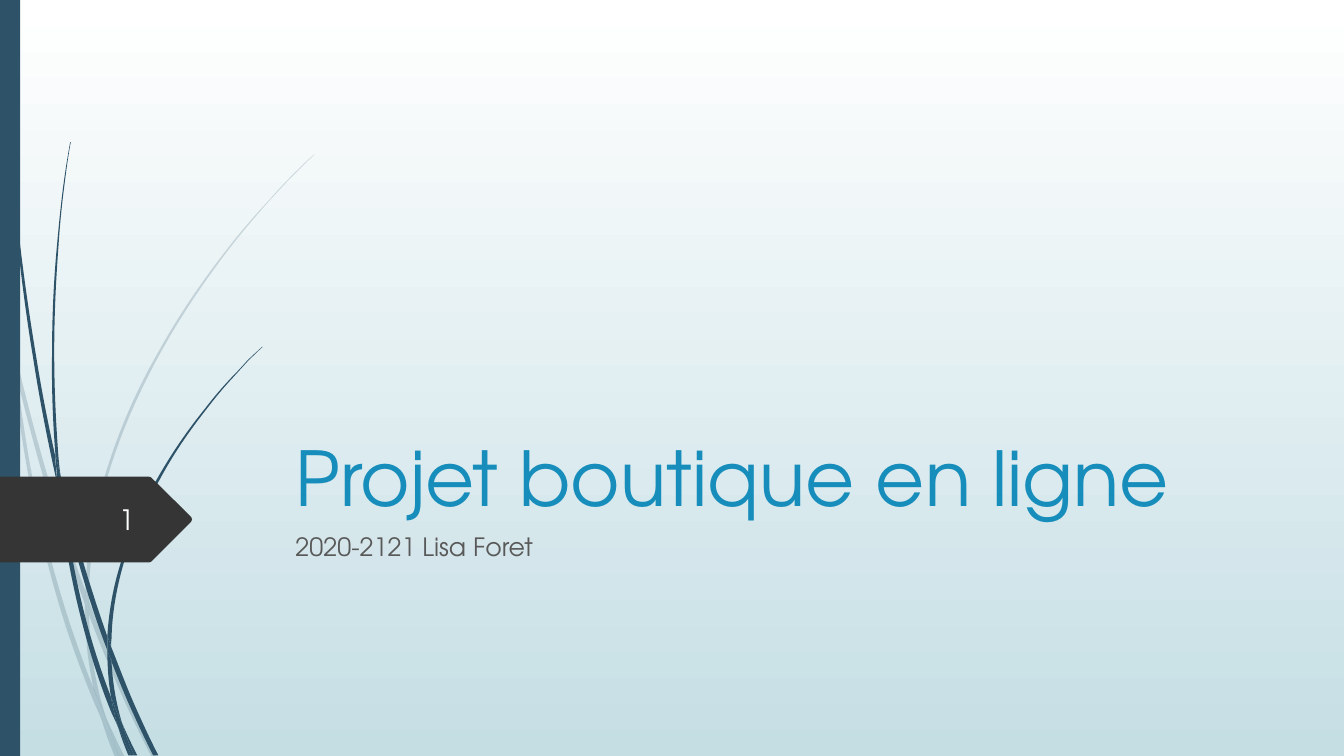
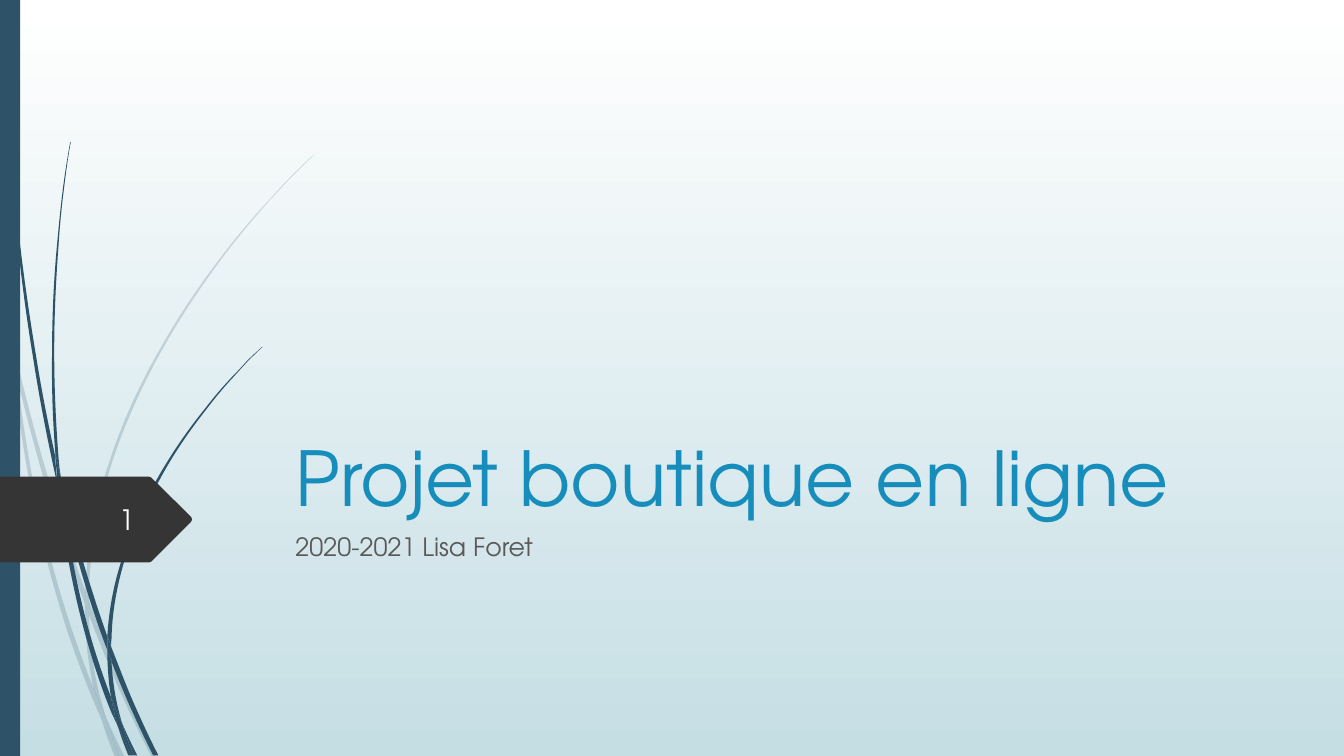
Before and after one commit to LisaF0/projet, a slide deck: slide 1 of aDoc/Projet boutique en ligne.pptx. Drawn at 1344x756 pixels with LibreOffice and Linux fonts; fonts in the diff are those of the drawing. Boxes give left, top, right and bottom in pixels: in the first picture for what was removed or moved away, otherwise in the second. Text is boxed around its words. In the diff, an @@ line names an element or a change of style, - is before the commit and + after.

```diff
--- a/aDoc/Projet boutique en ligne.pptx
+++ b/aDoc/Projet boutique en ligne.pptx
@@ subtitle at (295,537,533,557): text changed @@
-2020-2121 Lisa Foret
+2020-2021 Lisa Foret
```
Also in this commit, not shown: 7 other slides changed, 2 slides added, 6 other files.
